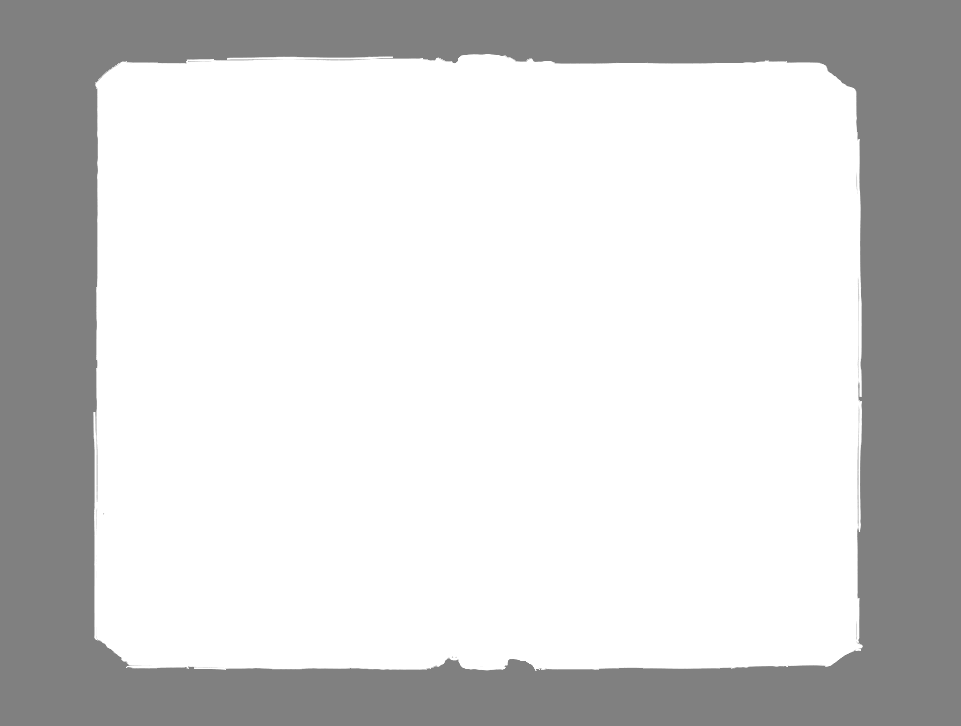
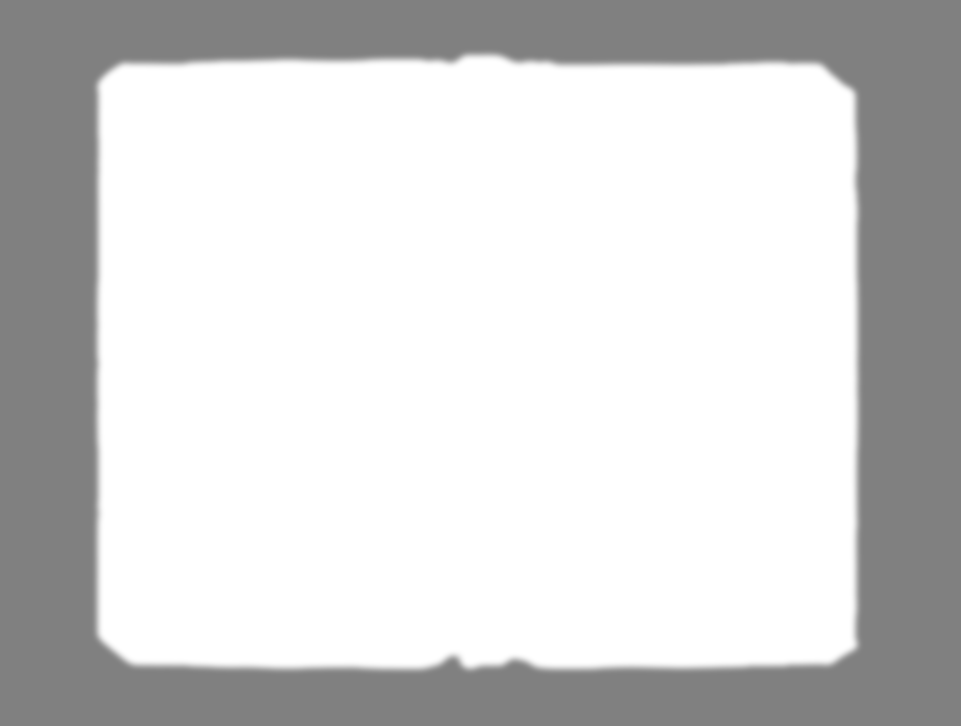
Revision of a layered 961×726 image; what changed, layer by layer:
added layer "Layer 4" above "UI_collection_image" over [91,49,864,675]
hid "Layer 2" over [93,54,863,671]
